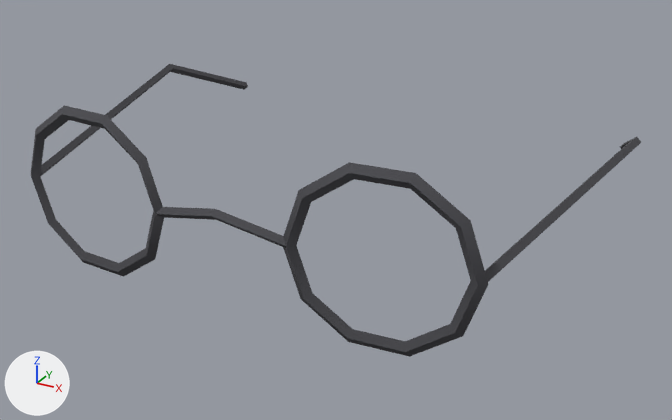
A saved change to the glTF model web/public/assets/characters/v6/lod1/accessories/accessory/acc_glasses_round.glb.
Before and after are seen from a 50 mm lens placed at (0.343, -0.674, 0.988), pointed at (0.01, -0.068, 0.685). Lighting does not change. The marker at lower left points along +X, +Y and +Z. The first picture is the older version. Vertices at exactly the same position are counted once.

The older version as bpy lines, for what is in view:
```python
me_acc_glasses_round = bpy.data.meshes.new('acc_glasses_round')
me_acc_glasses_round.from_pydata(...)  # 116 vertices, 208 faces; spans x -0.225..0.225, y -0.219..0.111, z 0.661..0.787
me_acc_glasses_round.materials.append(mat_m_main)
# before: 0 (0.0, -0.215, 0.732) at pixel (215, 219), 1 (0.0, -0.211, 0.736), 2 (0.0, -0.219, 0.736) at pixel (211, 216), 3 (0.0, -0.215, 0.74) at pixel (215, 208), 6 (0.053, -0.206, 0.724)
# before: 10 (0.054, -0.209, 0.728), 62 (-0.053, -0.206, 0.724), 66 (-0.054, -0.209, 0.728)
ob_acc_glasses_round = bpy.data.objects.new('acc_glasses_round', me_acc_glasses_round)
ob_acc_glasses_round.location = (0.0, 0.0, 0.0)
```
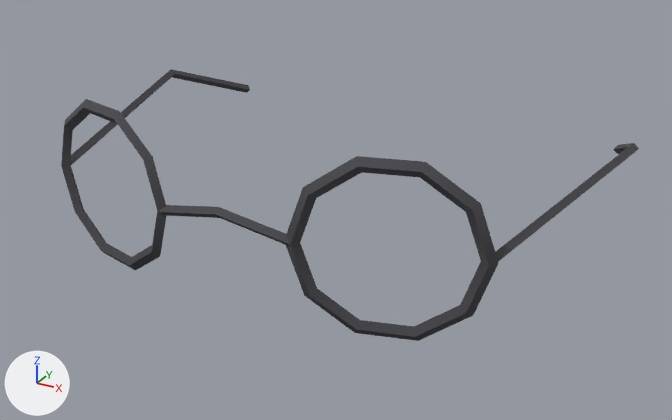
Boxes (x1, y1, x2, y2) around the edits, measured in the pictures (672 x 420 px; the box of a moved part takes in the faces that stretch with it):
'acc_glasses_round', reshaped (7% shorter)
    before: (31, 64, 641, 357)
    after: (61, 69, 639, 341)
part 1 of me_acc_glasses_round, moved or reshaped
    before: (283, 162, 488, 357)
    after: (286, 156, 498, 341)
part 2 of me_acc_glasses_round, moved or reshaped
    before: (31, 105, 164, 277)
    after: (61, 99, 167, 271)
part 3 of me_acc_glasses_round, moved or reshaped
    before: (156, 207, 286, 247)
    after: (143, 156, 316, 296)
part 4 of me_acc_glasses_round, moved or reshaped
    before: (620, 141, 630, 149)
    after: (614, 145, 628, 154)
part 5 of me_acc_glasses_round, moved or reshaped
    before: (485, 137, 641, 282)
    after: (495, 143, 639, 264)
part 6 of me_acc_glasses_round, moved or reshaped (mostly hidden)
    before: (485, 137, 636, 272)
    after: (495, 146, 630, 252)
part 7 of me_acc_glasses_round, moved or reshaped
    before: (170, 64, 247, 90)
    after: (171, 69, 249, 93)
part 8 of me_acc_glasses_round, moved or reshaped
    before: (42, 64, 173, 165)
    after: (74, 70, 174, 153)
part 9 of me_acc_glasses_round, moved or reshaped
    before: (40, 69, 172, 177)
    after: (70, 75, 173, 165)
part 10 of me_acc_glasses_round, moved or reshaped
    before: (176, 65, 248, 87)
    after: (176, 70, 250, 90)

The change, as a list of edits to the scene's bpy script:
```text
Change me_acc_glasses_round:
    used by ob_acc_glasses_round; location = (0.0, 0.0, 0.0)
    remove me_acc_glasses_round.from_pydata(...)  # 116 vertices, 208 faces; spans x -0.225..0.225, y -0.219..0.111, z 0.661..0.787
    add me_acc_glasses_round.from_pydata(...)  # 116 vertices, 208 faces; spans x -0.224..0.224, y -0.216..0.109, z 0.661..0.787
    me_acc_glasses_round part 1: the loose piece of 40 vertices spanning x 0.048..0.186, y -0.213..-0.196, z 0.661..0.787 is turned 11.2 degrees about the z axis through its middle, then moved by (-0.002, 0.016, 0.0)
    me_acc_glasses_round part 2: the loose piece of 40 vertices spanning x -0.186..-0.048, y -0.213..-0.196, z 0.661..0.787 is turned -11.2 degrees about the z axis through its middle, then moved by (0.002, 0.016, 0.0)
    me_acc_glasses_round part 3
    add for i in [6, 10, 62, 66]: me_acc_glasses_round.vertices[i].co += Vector((0.0, 0.0, -0.004))
    add for i in [*range(0, 4)]: me_acc_glasses_round.vertices[i].co += Vector((0.0, 0.004, 0.0))
    me_acc_glasses_round.vertices[5].co: (0.052, -0.21, 0.72) -> (0.052, -0.202, 0.724)
    me_acc_glasses_round.vertices[9].co: (0.054, -0.213, 0.724) -> (0.054, -0.206, 0.728)  # pixel (286, 246) -> not seen
    me_acc_glasses_round.vertices[61].co: (-0.052, -0.21, 0.72) -> (-0.052, -0.202, 0.724)
    me_acc_glasses_round.vertices[65].co: (-0.054, -0.213, 0.724) -> (-0.054, -0.206, 0.728)  # pixel (155, 213) -> not seen
    me_acc_glasses_round part 4: all 2 vertices in x 0.192..0.196, y 0.109, z 0.711..0.714 are moved by (-0.004, -0.003, -0.002)
    me_acc_glasses_round part 5: all 3 vertices in x 0.181..0.185, y -0.201..-0.2, z 0.72..0.728 are moved by (-0.004, 0.028, 0.0)
    me_acc_glasses_round part 6: the 1 vertex in x 0.177, y -0.199, z 0.724 is moved by (-0.004, 0.029, 0.0)
    me_acc_glasses_round part 7: all 2 vertices in x -0.196..-0.192, y 0.109, z 0.711..0.714 are moved by (0.004, -0.003, -0.002)
    me_acc_glasses_round part 8: all 3 vertices in x -0.185..-0.181, y -0.201..-0.2, z 0.72..0.728 are moved by (0.004, 0.028, 0.0)
    me_acc_glasses_round part 9: the 1 vertex in x -0.177, y -0.199, z 0.724 is moved by (0.004, 0.029, 0.0)
    me_acc_glasses_round part 10: all 2 vertices in x -0.2..-0.195, y 0.111, z 0.714..0.718 are moved by (0.005, -0.003, -0.002)
    other edits to the shape of me_acc_glasses_round do not show in these pictures
```
